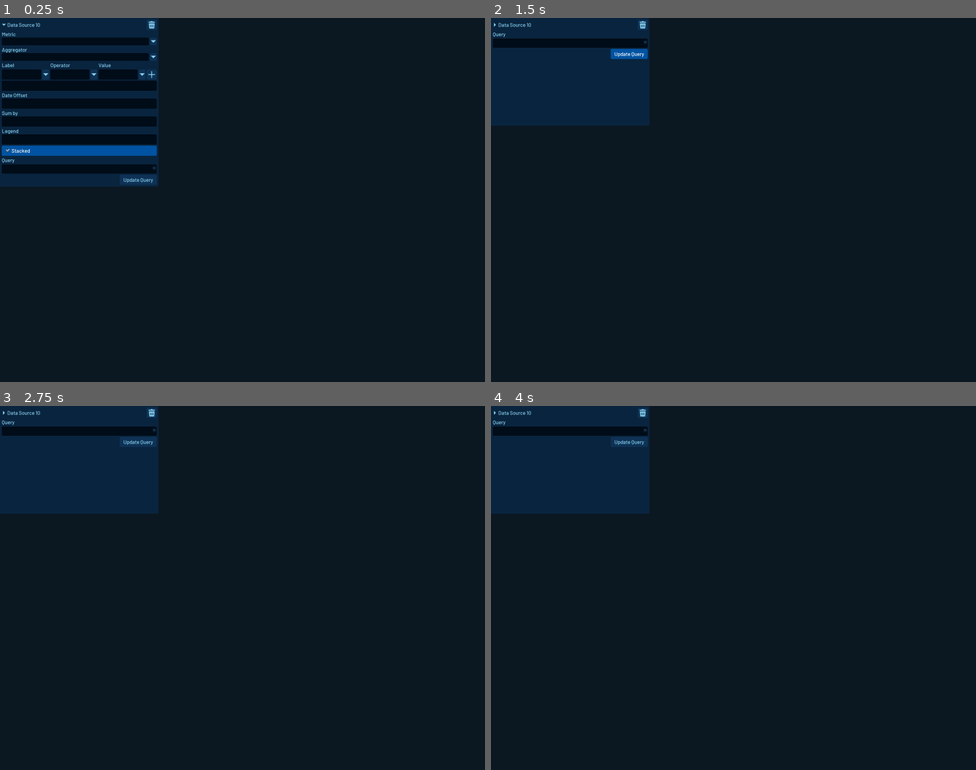
Above: before the commit, frames 1-4 (two rows, left to right).
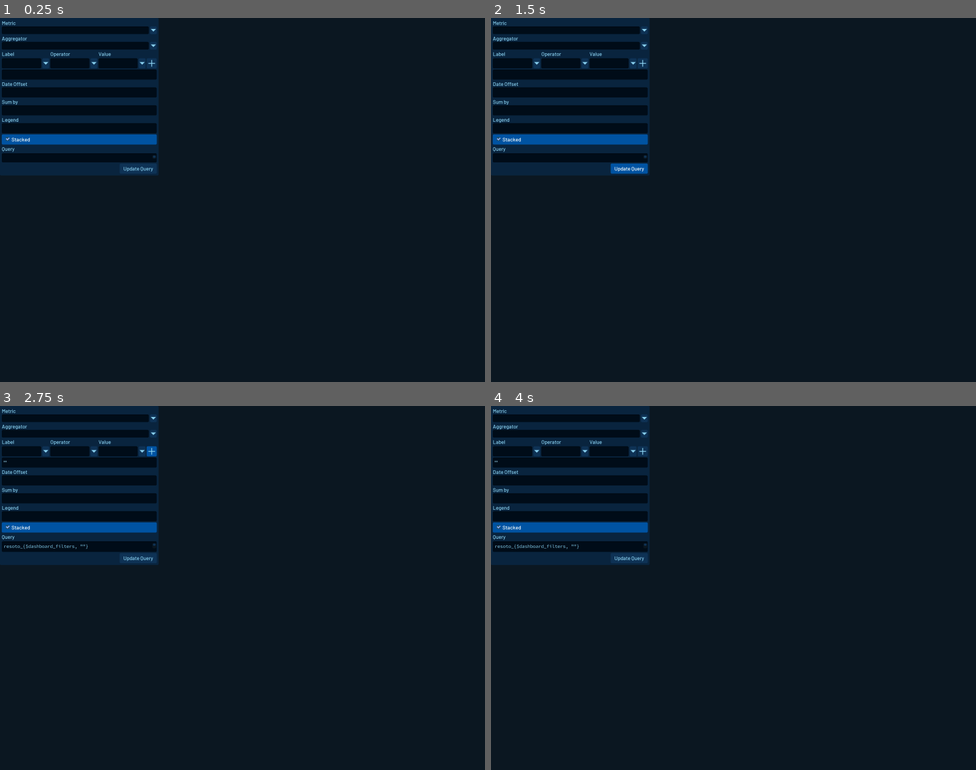
Above: after the commit, the same moments.

Repository: someengineering/resoto-ui
Game: Godot game, scene res://components/dashboard/new_widget_popup/data_source_container.tscn
The game is run twice, just before and just after one commit, with the same random seed, the same clock (stepped at 60 frames per second) and the same inputs. This scene is started directly instead of the project's main scene.
Inputs (mouse positions are in pixels of both pictures, inside the frame that each line leads up to):
- Up to frame 1 (0.25 s): no input
- Up to frame 2 (1.5 s): click (495, 25) at 0.52 s; click "Update Query" at 1.25 s
- Up to frame 3 (2.75 s): click (150, 449) at 2.02 s
- Up to frame 4 (4 s): click (568, 526) at 2.75 s, where only the run after the commit has a clickable "Stacked"; tap Enter at 3.5 s; move the mouse to (840, 569) at 3.52 s; hold Right from 3.53 s (still down); tap 1 at 3.6 s; click (840, 569) at 3.67 s

The runs differ from the first frame. In frame 1, 10% of the frame differs, in the area x 0-33%, y 0-47%; in frame 2, 8.0%; in frame 3, 8.0%; in frame 4, 8.0%.

Commit message:
Add possibility to save sort in tables

Diff:
--- a/src/components/dashboard/container/widget_container.gd
+++ b/src/components/dashboard/container/widget_container.gd
@@ -382,6 +382,10 @@
 		else:
 			widget_settings[setting] = widget[setting]
 
+	for setting in widget.get_attributes_to_save():
+		for key in setting:
+			widget_settings[key] = setting[key]
+
 	var _data_sources_data : Array = []
 	for data_source in data_sources:
 		_data_sources_data.append(data_source.get_data())
--- a/src/components/dashboard/new_widget_popup/data_source_container.tscn
+++ b/src/components/dashboard/new_widget_popup/data_source_container.tscn
@@ -11,6 +11,7 @@
 [ext_resource path="res://components/shared/combo_box.tscn" type="PackedScene" id=9]
 [ext_resource path="res://components/elements/styled/icon_button.tscn" type="PackedScene" id=10]
 [ext_resource path="res://assets/icons/icon_128_attention_round.svg" type="Texture" id=11]
+
 
 [sub_resource type="StyleBoxFlat" id=1]
 content_margin_left = 6.0
@@ -54,6 +55,7 @@
 margin_bottom = 349.0
 
 [node name="HBoxContainer" type="HBoxContainer" parent="VBoxContainer"]
+visible = false
 margin_right = 511.0
 margin_bottom = 33.0
 
@@ -103,14 +105,13 @@
 
 [node name="DatasourceSettings" type="VBoxContainer" parent="VBoxContainer"]
 visible = false
-margin_top = 37.0
-margin_right = 511.0
-margin_bottom = 448.0
+margin_right = 511.0
+margin_bottom = 427.0
 size_flags_horizontal = 3
 
 [node name="MetricsVBox" type="VBoxContainer" parent="VBoxContainer/DatasourceSettings"]
 margin_right = 511.0
-margin_bottom = 47.0
+margin_bottom = 55.0
 custom_constants/separation = 1
 
 [node name="Label" type="Label" parent="VBoxContainer/DatasourceSettings/MetricsVBox"]
@@ -121,12 +122,12 @@
 [node name="MetricsOptions" parent="VBoxContainer/DatasourceSettings/MetricsVBox" instance=ExtResource( 9 )]
 margin_top = 22.0
 margin_right = 511.0
-margin_bottom = 47.0
+margin_bottom = 55.0
 
 [node name="FunctionVBox" type="VBoxContainer" parent="VBoxContainer/DatasourceSettings"]
-margin_top = 51.0
-margin_right = 511.0
-margin_bottom = 98.0
+margin_top = 59.0
+margin_right = 511.0
+margin_bottom = 114.0
 custom_constants/separation = 1
 
 [node name="Label" type="Label" parent="VBoxContainer/DatasourceSettings/FunctionVBox"]
@@ -137,13 +138,13 @@
 [node name="FunctionComboBox" parent="VBoxContainer/DatasourceSettings/FunctionVBox" instance=ExtResource( 9 )]
 margin_top = 22.0
 margin_right = 511.0
-margin_bottom = 47.0
+margin_bottom = 55.0
 items = [ "", "sum", "min", "max", "avg", "count", "sum_over_time", "min_over_time", "max_over_time", "avg_over_time", "count_over_time" ]
 
 [node name="FilterHBox" type="HBoxContainer" parent="VBoxContainer/DatasourceSettings"]
-margin_top = 102.0
-margin_right = 511.0
-margin_bottom = 197.0
+margin_top = 118.0
+margin_right = 511.0
+margin_bottom = 213.0
 
 [node name="FilterWidget" parent="VBoxContainer/DatasourceSettings/FilterHBox" instance=ExtResource( 1 )]
 anchor_right = 0.0
@@ -153,9 +154,9 @@
 size_flags_horizontal = 3
 
 [node name="VBoxContainer" type="VBoxContainer" parent="VBoxContainer/DatasourceSettings"]
-margin_top = 201.0
-margin_right = 511.0
-margin_bottom = 256.0
+margin_top = 217.0
+margin_right = 511.0
+margin_bottom = 272.0
 custom_constants/separation = 1
 
 [node name="Label" type="Label" parent="VBoxContainer/DatasourceSettings/VBoxContainer"]
@@ -170,9 +171,9 @@
 script = ExtResource( 6 )
 
 [node name="VBoxContainer4" type="VBoxContainer" parent="VBoxContainer/DatasourceSettings"]
-margin_top = 260.0
-margin_right = 511.0
-margin_bottom = 315.0
+margin_top = 276.0
+margin_right = 511.0
+margin_bottom = 331.0
 custom_constants/separation = 1
 
 [node name="Label" type="Label" parent="VBoxContainer/DatasourceSettings/VBoxContainer4"]
@@ -187,9 +188,9 @@
 script = ExtResource( 6 )
 
 [node name="VBoxContainer5" type="VBoxContainer" parent="VBoxContainer/DatasourceSettings"]
-margin_top = 319.0
-margin_right = 511.0
-margin_bottom = 374.0
+margin_top = 335.0
+margin_right = 511.0
+margin_bottom = 390.0
 custom_constants/separation = 1
 
 [node name="Label" type="Label" parent="VBoxContainer/DatasourceSettings/VBoxContainer5"]
@@ -204,17 +205,16 @@
 script = ExtResource( 6 )
 
 [node name="StackedCheckBox" type="CheckBox" parent="VBoxContainer/DatasourceSettings"]
-margin_top = 378.0
-margin_right = 511.0
-margin_bottom = 411.0
+margin_top = 394.0
+margin_right = 511.0
+margin_bottom = 427.0
 pressed = true
 text = "Stacked"
 
 [node name="TextSearchSettings" type="VBoxContainer" parent="VBoxContainer"]
 visible = false
-margin_top = 37.0
-margin_right = 511.0
-margin_bottom = 293.0
+margin_right = 511.0
+margin_bottom = 256.0
 
 [node name="Label" type="Label" parent="VBoxContainer/TextSearchSettings"]
 margin_right = 511.0
@@ -244,7 +244,9 @@
 [node name="KindsComboBox" parent="VBoxContainer/TextSearchSettings/HBoxContainer" instance=ExtResource( 9 )]
 margin_left = 239.0
 margin_right = 474.0
-size_flags_horizontal = 3
+margin_bottom = 33.0
+size_flags_horizontal = 3
+items = [  ]
 
 [node name="Add" parent="VBoxContainer/TextSearchSettings/HBoxContainer" instance=ExtResource( 10 )]
 margin_left = 478.0
@@ -284,10 +286,8 @@
 script = ExtResource( 6 )
 
 [node name="TwoEntryAggregateSettings" type="VBoxContainer" parent="VBoxContainer"]
-visible = false
-margin_top = 37.0
-margin_right = 511.0
-margin_bottom = 273.0
+margin_right = 511.0
+margin_bottom = 244.0
 
 [node name="Label" type="Label" parent="VBoxContainer/TwoEntryAggregateSettings"]
 margin_right = 511.0
@@ -297,18 +297,18 @@
 [node name="KindComboBox" parent="VBoxContainer/TwoEntryAggregateSettings" instance=ExtResource( 9 )]
 margin_top = 25.0
 margin_right = 511.0
-margin_bottom = 50.0
+margin_bottom = 58.0
 
 [node name="FirstEntryLabel" type="Label" parent="VBoxContainer/TwoEntryAggregateSettings"]
-margin_top = 54.0
-margin_right = 511.0
-margin_bottom = 75.0
+margin_top = 62.0
+margin_right = 511.0
+margin_bottom = 83.0
 text = "1st Category"
 
 [node name="EntryContainer1" type="HBoxContainer" parent="VBoxContainer/TwoEntryAggregateSettings"]
-margin_top = 79.0
-margin_right = 511.0
-margin_bottom = 112.0
+margin_top = 87.0
+margin_right = 511.0
+margin_bottom = 120.0
 
 [node name="Entry1LineEdit" type="LineEdit" parent="VBoxContainer/TwoEntryAggregateSettings/EntryContainer1"]
 margin_right = 243.0
@@ -331,15 +331,15 @@
 script = ExtResource( 6 )
 
 [node name="SecondEntryLabel" type="Label" parent="VBoxContainer/TwoEntryAggregateSettings"]
-margin_top = 116.0
-margin_right = 511.0
-margin_bottom = 137.0
+margin_top = 124.0
+margin_right = 511.0
+margin_bottom = 145.0
 text = "2nd Category"
 
 [node name="EntryContainer2" type="HBoxContainer" parent="VBoxContainer/TwoEntryAggregateSettings"]
-margin_top = 141.0
-margin_right = 511.0
-margin_bottom = 174.0
+margin_top = 149.0
+margin_right = 511.0
+margin_bottom = 182.0
 
 [node name="Entry2LineEdit" type="LineEdit" parent="VBoxContainer/TwoEntryAggregateSettings/EntryContainer2"]
 margin_right = 243.0
@@ -362,15 +362,15 @@
 script = ExtResource( 6 )
 
 [node name="FunctionLabel" type="Label" parent="VBoxContainer/TwoEntryAggregateSettings"]
-margin_top = 178.0
-margin_right = 511.0
-margin_bottom = 199.0
+margin_top = 186.0
+margin_right = 511.0
+margin_bottom = 207.0
 text = "Function"
 
 [node name="FunctionContainer" type="HBoxContainer" parent="VBoxContainer/TwoEntryAggregateSettings"]
-margin_top = 203.0
-margin_right = 511.0
-margin_bottom = 236.0
+margin_top = 211.0
+margin_right = 511.0
+margin_bottom = 244.0
 
 [node name="FunctionLineEdit" type="LineEdit" parent="VBoxContainer/TwoEntryAggregateSettings/FunctionContainer"]
 margin_right = 243.0
@@ -393,9 +393,9 @@
 script = ExtResource( 6 )
 
 [node name="QueryEditVBox" type="VBoxContainer" parent="VBoxContainer"]
-margin_top = 37.0
-margin_right = 511.0
-margin_bottom = 129.0
+margin_top = 248.0
+margin_right = 511.0
+margin_bottom = 340.0
 
 [node name="QueryLabel" type="Label" parent="VBoxContainer/QueryEditVBox"]
 margin_right = 511.0
@@ -424,7 +424,7 @@
 margin_left = 6.0
 margin_top = 6.0
 margin_right = 517.0
-margin_bottom = 349.0
+margin_bottom = 826.0
 mouse_filter = 2
 custom_styles/panel = SubResource( 2 )
 
--- a/src/components/dashboard/shared/base_widget.gd
+++ b/src/components/dashboard/shared/base_widget.gd
@@ -12,6 +12,7 @@
 export (int) var max_data_sources : int = 1
 export (bool) var single_value : bool = false
 export (Array, DataSource.TYPES) var supported_types
+export (Array, String) var attributes_to_save := []
 
 var color_controllers_data : Array setget set_color_controllers_data
 
@@ -33,3 +34,12 @@
 
 func set_data(_data, _type : int):
 	pass
+
+func get_attributes_to_save() -> Array:
+	var attributes := []
+
+	for attribute in attributes_to_save:
+		attributes.append({
+			attribute : get(attribute)
+		})
+	return attributes
--- a/src/components/dashboard/widget_table/widget_table.gd
+++ b/src/components/dashboard/widget_table/widget_table.gd
@@ -10,7 +10,7 @@
 const TableCell = preload("res://components/dashboard/widget_table/widget_table_cell.tscn")
 
 var raw_data : Array
-var sorting_column : int = 0
+var sorting_column : int = -1
 var sorting_type : String = ""
 var first_update:= true
 
@@ -24,7 +24,6 @@
 
 func _ready():
 	Style.add_self($Background, Style.c.BG)
-
 
 func clear_all():
 	for child in header_row.get_children():
@@ -46,6 +45,9 @@
 		header_row.add_child(header_cell)
 		header_cell.set_cell(header, header_color, c_id)
 		header_cell.connect("sort_requested", self, "sort_by_column")
+		if sorting_column == c_id:
+			header_cell.sorting = header_cell.Sorting.ASC if sorting_type == "asc" else header_cell.Sorting.DESC
+			header_cell.update_sort_icon()
 		c_id += 1
 
 
@@ -126,12 +128,13 @@
 		for row in rows_array:
 			raw_data.append(row.split(",",false))
 
-	update_table()
+	sort_by_column(sorting_column, sorting_type == "asc")
 
 
 func update_table():
 	for data in raw_data:
 		add_row(data)
+
 	yield(VisualServer, "frame_post_draw")
 	autoadjust_table()
 
@@ -214,17 +217,19 @@
 
 
 func sort_by_column(column : int, ascending : bool):
-	for header in header_row.get_children():
-		if header.column != column:
-			header.reset_sort()
-
-	clear_rows()
-	sorting_column = column
-
-	if ascending:
-		raw_data.sort_custom(self, "sort_ascending")
-	else:
-		raw_data.sort_custom(self, "sort_descending")
+	if column >= 0:
+		sorting_type = "asc" if ascending else "desc"
+		for header in header_row.get_children():
+			if header.column != column:
+				header.reset_sort()
+
+		clear_rows()
+		sorting_column = column
+
+		if ascending:
+			raw_data.sort_custom(self, "sort_ascending")
+		else:
+			raw_data.sort_custom(self, "sort_descending")
 
 	update_table()
 
--- a/src/components/dashboard/widget_table/widget_table.tscn
+++ b/src/components/dashboard/widget_table/widget_table.tscn
@@ -14,6 +14,7 @@
 script = ExtResource( 1 )
 widget_type_id = "Table"
 supported_types = [ 1, 2 ]
+attributes_to_save = [ "sorting_column", "sorting_type" ]
 header_color = Color( 0, 0.301961, 0.584314, 1 )
 row_color = Color( 0.0489686, 0.160932, 0.265625, 1 )
 column_header_color = Color( 0.0588235, 0.2, 0.337255, 1 )
--- a/src/components/dashboard/widget_table/widget_table_header_cell.tscn
+++ b/src/components/dashboard/widget_table/widget_table_header_cell.tscn
@@ -2,7 +2,6 @@
 
 [ext_resource path="res://assets/icons/icon_128_sort.svg" type="Texture" id=1]
 [ext_resource path="res://components/dashboard/widget_table/widget_table_header_cell.gd" type="Script" id=2]
-
 
 [sub_resource type="StyleBoxEmpty" id=1]
 content_margin_left = 0.0
@@ -38,13 +37,13 @@
 alignment = 1
 
 [node name="SpacerL" type="Control" parent="HBox"]
-margin_left = 10.0
-margin_right = 10.0
+margin_left = 9.0
+margin_right = 9.0
 margin_bottom = 21.0
 
 [node name="Label" type="Label" parent="HBox"]
-margin_left = 15.0
-margin_right = 68.0
+margin_left = 14.0
+margin_right = 69.0
 margin_bottom = 21.0
 size_flags_horizontal = 4
 theme_type_variation = "LabelBold"
@@ -61,8 +60,8 @@
 stretch_mode = 6
 
 [node name="SpacerR" type="Control" parent="HBox"]
-margin_left = 73.0
-margin_right = 73.0
+margin_left = 74.0
+margin_right = 74.0
 margin_bottom = 21.0
 
 [connection signal="gui_input" from="." to="." method="_on_Cell_gui_input"]
